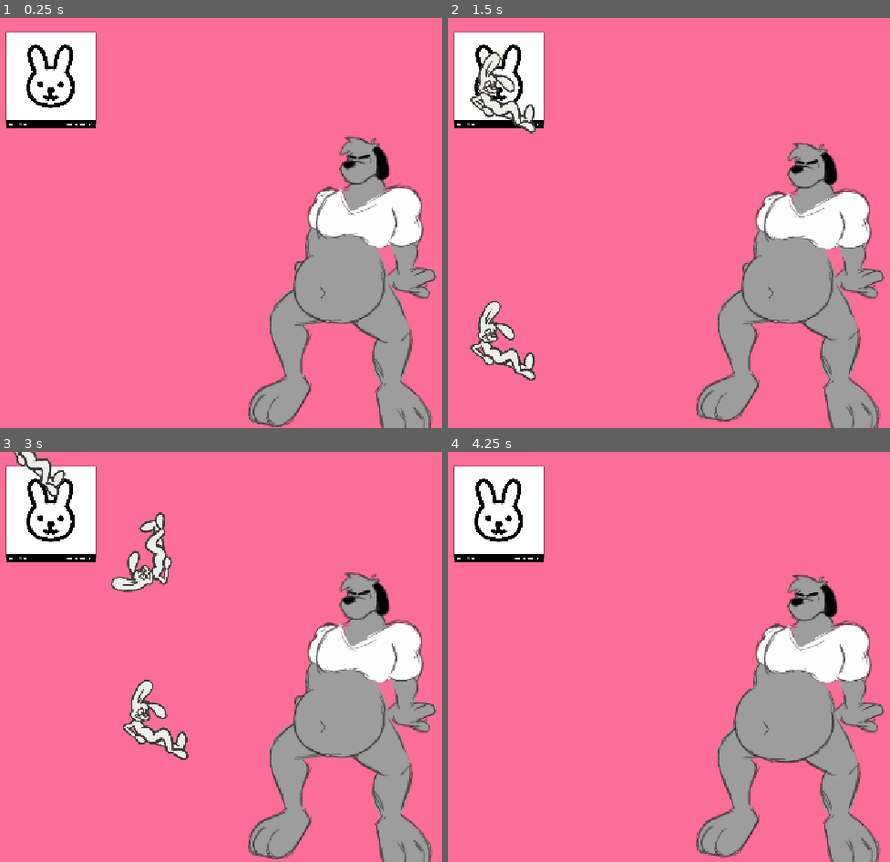
Above: before the commit, frames 1-4 (two rows, left to right).
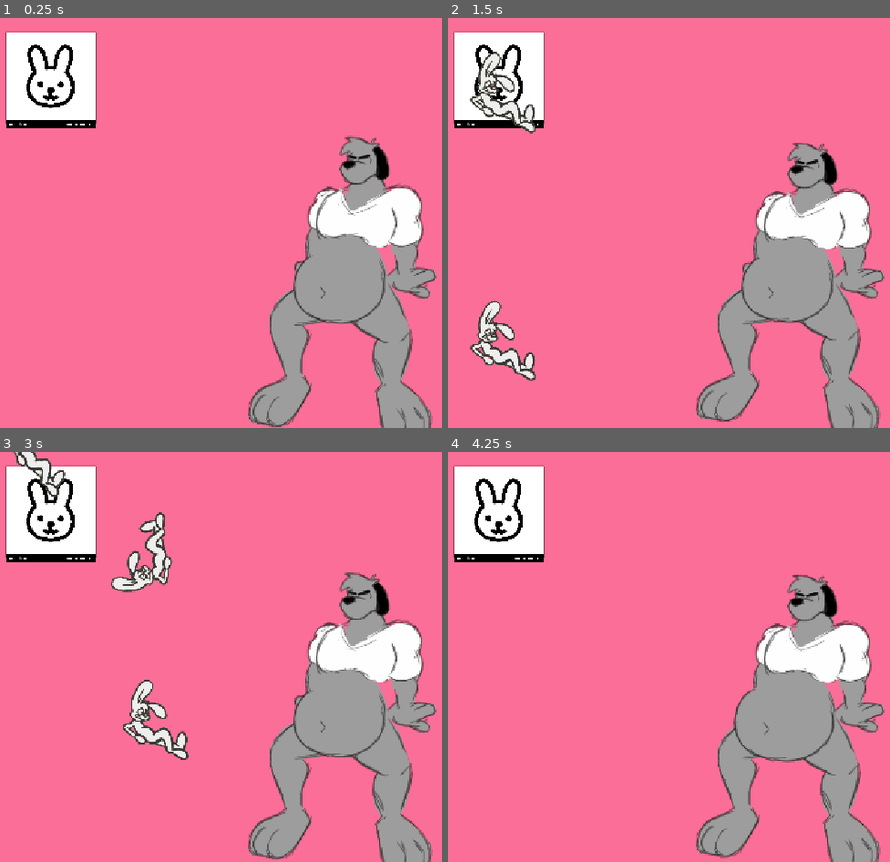
Above: after the commit, the same moments.

Repository: HellsStudios/character_feeder
Game: Godot game, scene res://scenes/main.tscn
Same seed, same stepped clock (60 frames per second), same inputs: the game is played once before the commit and once after it.
Inputs (mouse positions are in pixels of both pictures, inside the frame that each line leads up to):
- Up to frame 1 (0.25 s): no input
- Up to frame 2 (1.5 s): click (496, 79) at 0.5 s; click (496, 79) at 1.25 s
- Up to frame 3 (3 s): click (48, 513) at 2 s; drag from (57, 767) to (358, 616) at 2.77 s
- Up to frame 4 (4.25 s): drag from (660, 677) to (806, 616) at 3.52 s

The runs differ from the first frame. In frame 1, less than 0.1% of the frame differs, in the area x 73-75%, y 74-75%; in frame 2, 0.2%; in frame 3, less than 0.1%; in frame 4, 0.2%, in the area x 64-88%, y 57-76%.

Commit message:
All-over predator idle animation

Diff:
--- a/scenes/predator.gd
+++ b/scenes/predator.gd
@@ -1,6 +1,7 @@
 extends Node2D
 
-@onready var belly = $Belly
+@onready var belly = $Visuals/Belly
+@onready var entire_animation_player = $EntireAnimationPlayer
 @onready var body_animation_player = $BodyAnimationPlayer
 @onready var belly_animation_player = $BellyAnimationPlayer
 
--- a/scenes/predator.tscn
+++ b/scenes/predator.tscn
@@ -6,12 +6,35 @@
 [sub_resource type="CircleShape2D" id="CircleShape2D_nxlau"]
 radius = 66.27216
 
+[sub_resource type="Animation" id="Animation_gymde"]
+resource_name = "idle"
+length = 2.5000000000000004
+loop_mode = 1
+step = 0.1
+tracks/0/type = "value"
+tracks/0/imported = false
+tracks/0/enabled = true
+tracks/0/path = NodePath("../Visuals:scale")
+tracks/0/interp = 2
+tracks/0/loop_wrap = true
+tracks/0/keys = {
+"times": PackedFloat32Array(0, 1.2, 2.5),
+"transitions": PackedFloat32Array(1, 1, 1),
+"update": 0,
+"values": [Vector2(1, 1), Vector2(1, 0.95), Vector2(1, 1)]
+}
+
+[sub_resource type="AnimationLibrary" id="AnimationLibrary_7ds8v"]
+_data = {
+&"idle": SubResource("Animation_gymde")
+}
+
 [sub_resource type="Animation" id="Animation_wacsr"]
 length = 0.001
 tracks/0/type = "value"
 tracks/0/imported = false
 tracks/0/enabled = true
-tracks/0/path = NodePath("Sprite2D:frame")
+tracks/0/path = NodePath("Visuals/Sprite2D:frame")
 tracks/0/interp = 1
 tracks/0/loop_wrap = true
 tracks/0/keys = {
@@ -20,28 +43,15 @@
 "update": 1,
 "values": [0]
 }
-tracks/1/type = "value"
-tracks/1/imported = false
-tracks/1/enabled = true
-tracks/1/path = NodePath("Sprite2D:scale")
-tracks/1/interp = 1
-tracks/1/loop_wrap = true
-tracks/1/keys = {
-"times": PackedFloat32Array(0),
-"transitions": PackedFloat32Array(1),
-"update": 0,
-"values": [Vector2(1, 1)]
-}
 
 [sub_resource type="Animation" id="Animation_w6bwu"]
 resource_name = "idle"
-length = 2.5000000000000004
-loop_mode = 1
+length = 0.1
 step = 0.1
 tracks/0/type = "value"
 tracks/0/imported = false
 tracks/0/enabled = true
-tracks/0/path = NodePath("Sprite2D:frame")
+tracks/0/path = NodePath("Visuals/Sprite2D:frame")
 tracks/0/interp = 1
 tracks/0/loop_wrap = true
 tracks/0/keys = {
@@ -50,18 +60,6 @@
 "update": 1,
 "values": [0]
 }
-tracks/1/type = "value"
-tracks/1/imported = false
-tracks/1/enabled = true
-tracks/1/path = NodePath("Sprite2D:scale")
-tracks/1/interp = 2
-tracks/1/loop_wrap = true
-tracks/1/keys = {
-"times": PackedFloat32Array(0, 1.2, 2.5),
-"transitions": PackedFloat32Array(1, 1, 1),
-"update": 0,
-"values": [Vector2(1, 1), Vector2(1, 0.95), Vector2(1, 1)]
-}
 
 [sub_resource type="Animation" id="Animation_voa5e"]
 resource_name = "mouth_open"
@@ -69,7 +67,7 @@
 tracks/0/type = "value"
 tracks/0/imported = false
 tracks/0/enabled = true
-tracks/0/path = NodePath("Sprite2D:frame")
+tracks/0/path = NodePath("Visuals/Sprite2D:frame")
 tracks/0/interp = 1
 tracks/0/loop_wrap = true
 tracks/0/keys = {
@@ -91,7 +89,7 @@
 tracks/0/type = "value"
 tracks/0/imported = false
 tracks/0/enabled = true
-tracks/0/path = NodePath("Belly/BellySprite:scale")
+tracks/0/path = NodePath("Visuals/Belly/BellySprite:scale")
 tracks/0/interp = 2
 tracks/0/loop_wrap = true
 tracks/0/keys = {
@@ -108,7 +106,7 @@
 tracks/0/type = "value"
 tracks/0/imported = false
 tracks/0/enabled = true
-tracks/0/path = NodePath("Belly/BellySprite:scale")
+tracks/0/path = NodePath("Visuals/Belly/BellySprite:scale")
 tracks/0/interp = 2
 tracks/0/loop_wrap = true
 tracks/0/keys = {
@@ -130,18 +128,20 @@
 [node name="Predator" type="Node2D" unique_id=493401095]
 script = ExtResource("1_8or0i")
 
-[node name="Sprite2D" type="Sprite2D" parent="." unique_id=1909342321]
+[node name="Visuals" type="Node2D" parent="." unique_id=595362937]
+
+[node name="Sprite2D" type="Sprite2D" parent="Visuals" unique_id=1909342321]
 texture = ExtResource("2_wacsr")
 hframes = 2
 vframes = 2
 
-[node name="Belly" type="Node2D" parent="." unique_id=1700222651]
+[node name="Belly" type="Node2D" parent="Visuals" unique_id=1700222651]
 position = Vector2(12, -33)
 
-[node name="BellySprite" type="Node2D" parent="Belly" unique_id=15910279]
+[node name="BellySprite" type="Node2D" parent="Visuals/Belly" unique_id=15910279]
 position = Vector2(-22, 26)
 
-[node name="Sprite2D" type="Sprite2D" parent="Belly/BellySprite" unique_id=459868612]
+[node name="Sprite2D" type="Sprite2D" parent="Visuals/Belly/BellySprite" unique_id=459868612]
 position = Vector2(-11, 35)
 texture = ExtResource("2_wacsr")
 hframes = 2
@@ -157,6 +157,11 @@
 position = Vector2(53, -51)
 shape = SubResource("CircleShape2D_nxlau")
 debug_color = Color(0.7176471, 0.42745098, 0.5882353, 0.41960785)
+
+[node name="EntireAnimationPlayer" type="AnimationPlayer" parent="." unique_id=47096925]
+root_node = NodePath("../BodyAnimationPlayer")
+libraries/ = SubResource("AnimationLibrary_7ds8v")
+autoplay = &"idle"
 
 [node name="BodyAnimationPlayer" type="AnimationPlayer" parent="." unique_id=1136067060]
 libraries/ = SubResource("AnimationLibrary_w6bwu")
